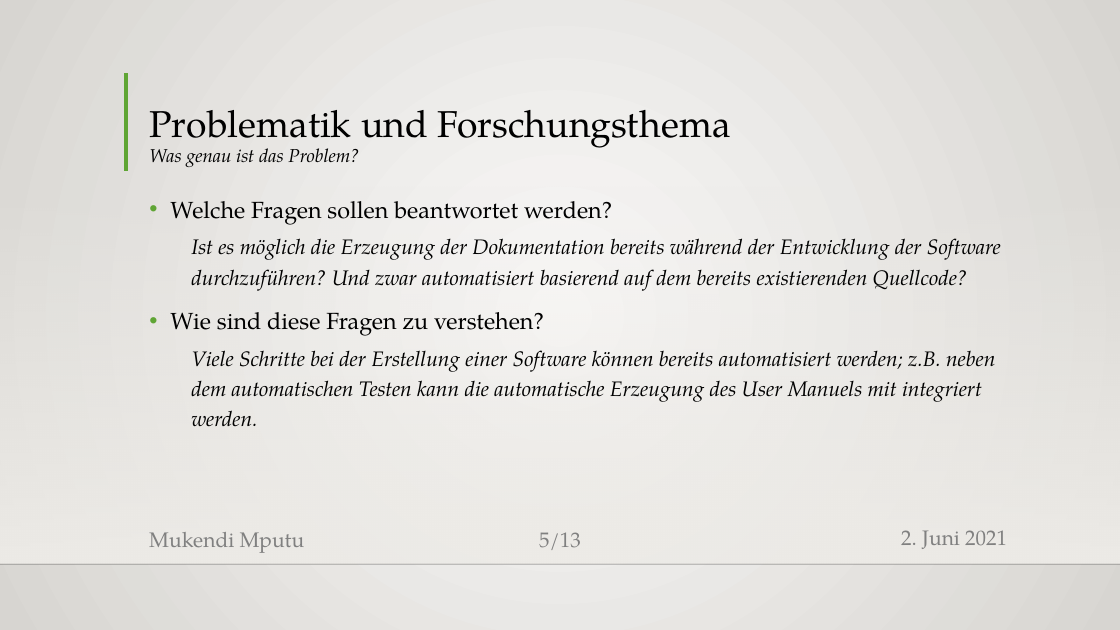
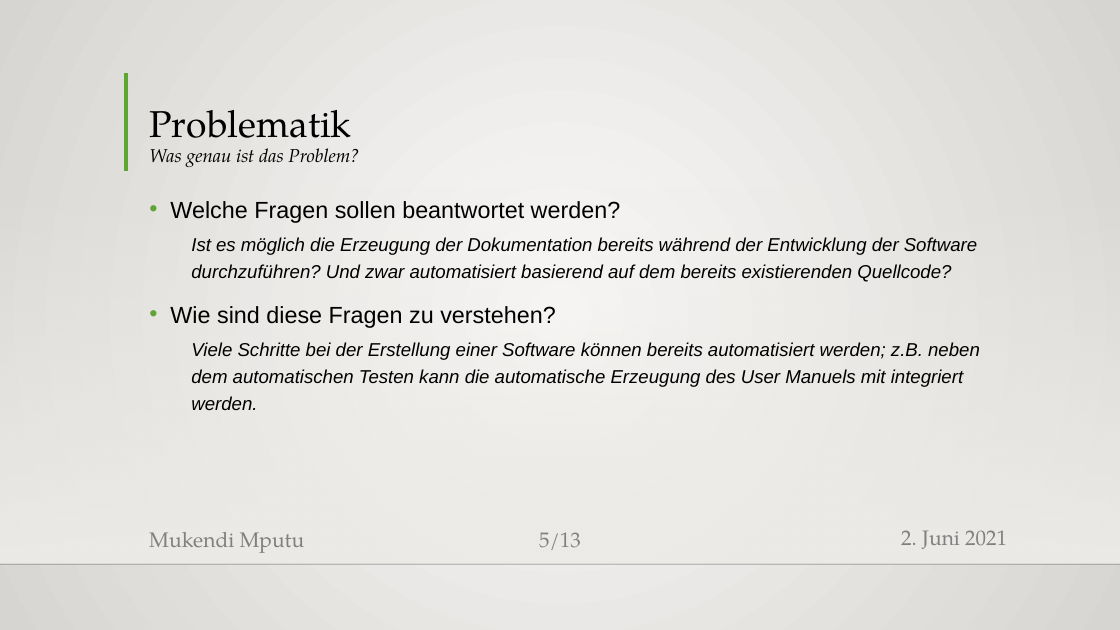
Before and after one commit to MukendiMputu/BachelorThesis, a slide deck: slide 5 of Proposalvortrag.pptx. Drawn at 1120x630 pixels with LibreOffice and Linux fonts; fonts in the diff are those of the drawing; background and template pictures are left out. Boxes give left, top, right and bottom in pixels: in the first picture for what was removed or moved away, otherwise in the second. Text is boxed around its words. In the diff, an @@ line names an element or a change of style, - is before the commit and + after.

```diff
--- a/Proposalvortrag.pptx
+++ b/Proposalvortrag.pptx
@@ title at <box>149,110,359,167</box>: text changed; size 32 to 16 pt; italic on @@
-Problematik und Forschungsthema
-Was genau ist das Problem?
+Problematik
+Was genau ist das Problem?
@@ text "Welche Fragen sollen beantwortet werden?" at <box>170,201,980,410</box>: font TeX Gyre Pagella to Arial; size 18 to 16 pt in "Ist es möglich die Erzeugung der Dokumentation ...", "Viele Schritte bei der Erstellung einer Software ..." @@
```
Also in this commit, not shown: 8 other slides changed, 4 slides added, 2 slides removed, 2 other files.
